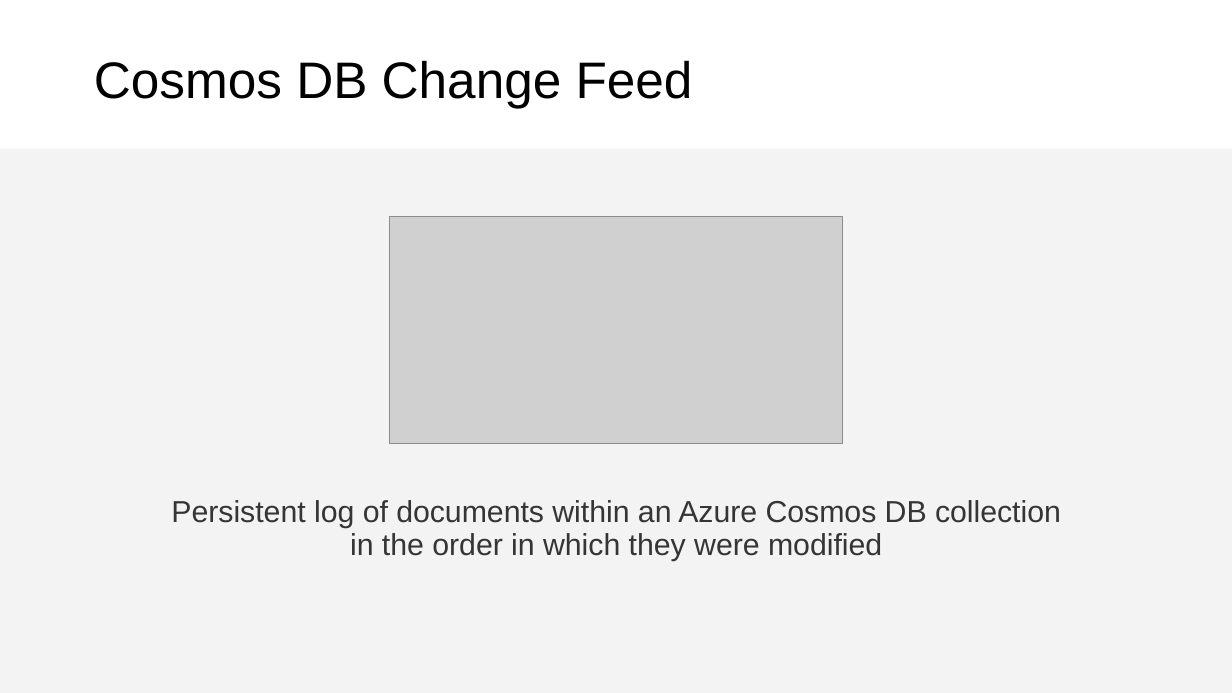
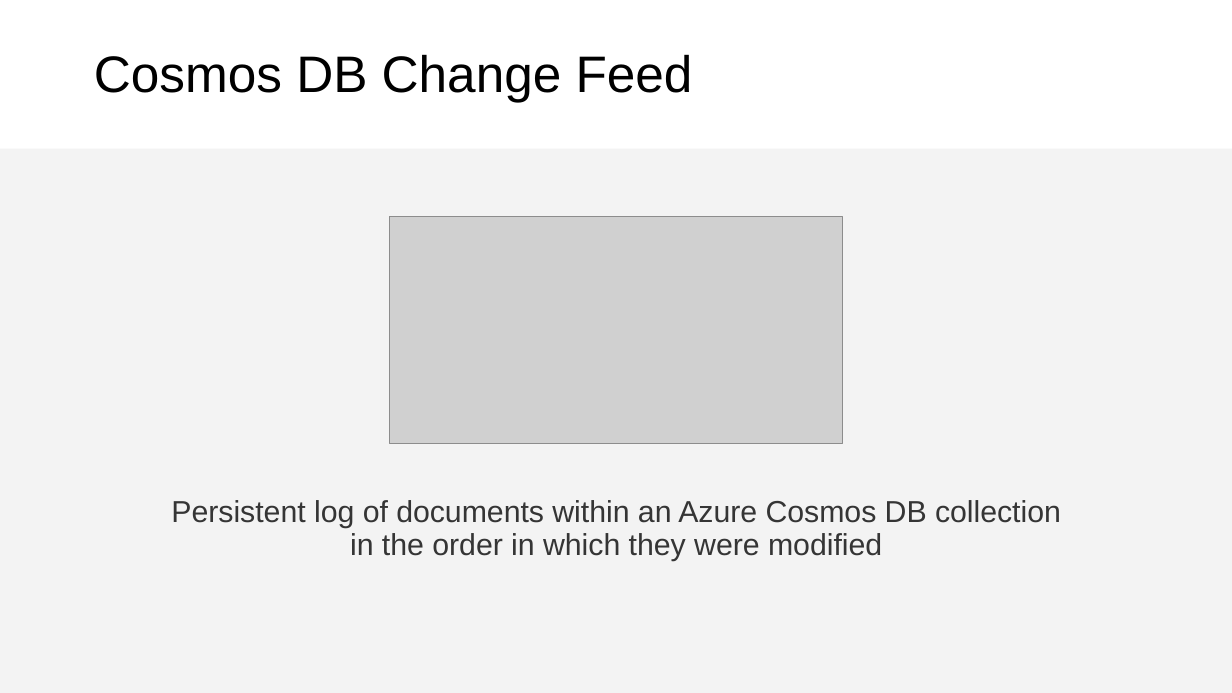
Before and after one commit to CosmosDB/labs, a slide deck: slide 2 of decks/Change-Feed.pptx. Drawn at 1232x693 pixels with LibreOffice and Linux fonts; fonts in the diff are those of the drawing; grey boxes stand for pictures. Boxes give left, top, right and bottom in pixels: in the first picture for what was removed or moved away, otherwise in the second. Text is boxed around its words. In the diff, an @@ line names an element or a change of style, - is before the commit and + after.

Commit message:
update change feed ppt

```diff
--- a/decks/Change-Feed.pptx
+++ b/decks/Change-Feed.pptx
@@ title "Cosmos DB Change Feed": place and size @@
-title "Cosmos DB Change Feed" at [94, 60, 693, 108]
+title "Cosmos DB Change Feed" at [94, 54, 693, 102]
```
Also in this commit, not shown: 7 other slides changed, 4 slides added, 1 slide removed.
